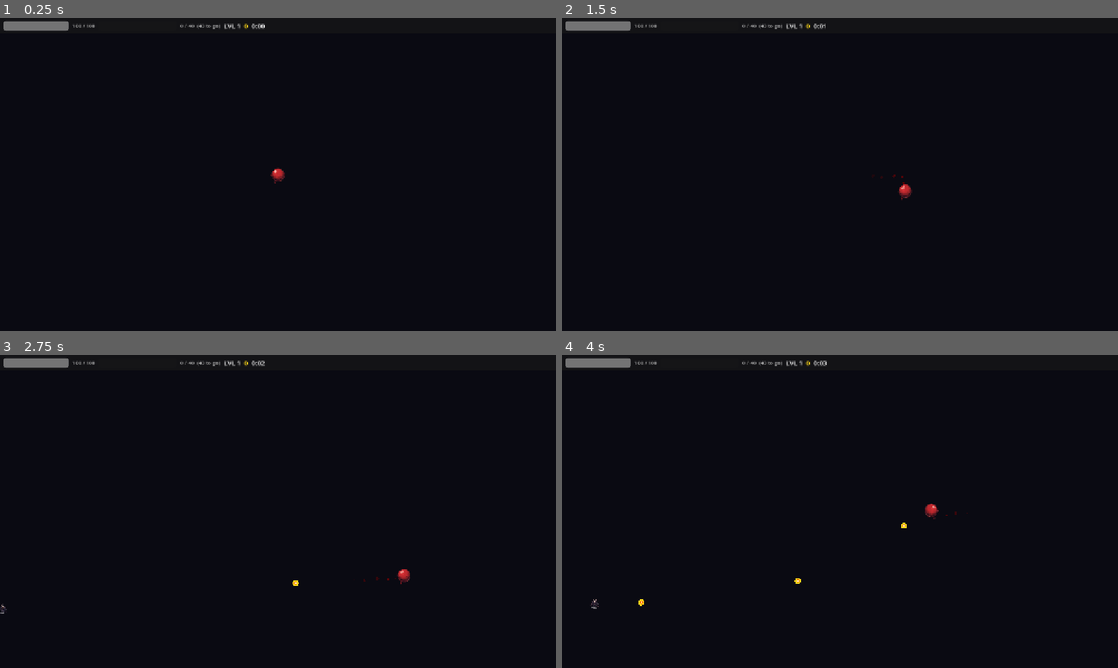
Above: before the commit, frames 1-4 (two rows, left to right).
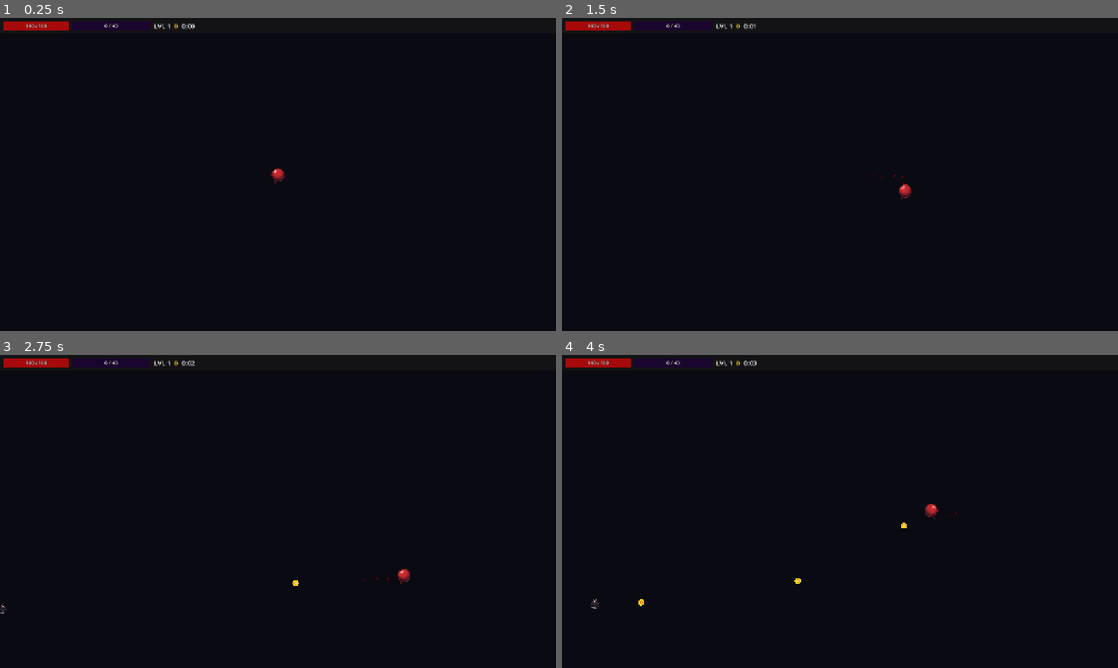
Above: after the commit, the same moments.

Repository: Drowth/Giblets
Game: Godot game, scene res://scenes/Main.tscn
Two runs of this game, one before a commit and one after it. Both use one fixed random seed, a clock stepped at 60 frames per second and the inputs below.
Inputs:
- Up to frame 1 (0.25 s): no input
- Up to frame 2 (1.5 s): tap Enter at 0.5 s; hold Right (ui_right) 0.53-1.28 s; hold Down (ui_down) from 1.28 s (still down)
- Up to frame 3 (2.75 s): release Down (ui_down) at 2.03 s; hold Right (ui_right) from 2.03 s (still down)
- Up to frame 4 (4 s): release Right (ui_right) at 2.78 s; hold Up (ui_up) 2.78-3.53 s; hold Left (ui_left) from 3.53 s (still down)

The runs differ from the first frame. In frame 1, 0.6% of the frame differs, in the area x 0-48%, y 1-5%; in frame 2, 0.6%; in frame 3, 0.6%; in frame 4, 0.6%.

Commit message:
Restyle HUD bars with gothic colours and overlay text
Health bar: crimson fill on near-black red background.
XP bar: deep violet fill on dark purple background.
Text labels now overlay the bars via Control containers instead of
sitting beside them; XP label simplified to "current / required".

Co-Authored-By: Claude Sonnet 4.6 <noreply@anthropic.com>

Diff:
--- a/ui/HUD.gd
+++ b/ui/HUD.gd
@@ -1,9 +1,9 @@
 extends Control
 
-@onready var health_bar:  ProgressBar = $TopBar/MarginContainer/HBox/HealthBar
-@onready var health_text: Label       = $TopBar/MarginContainer/HBox/HealthText
-@onready var xp_bar:      ProgressBar = $TopBar/MarginContainer/HBox/XPBar
-@onready var xp_text:     Label       = $TopBar/MarginContainer/HBox/XPText
+@onready var health_bar:  ProgressBar = $TopBar/MarginContainer/HBox/HealthBarContainer/HealthBar
+@onready var health_text: Label       = $TopBar/MarginContainer/HBox/HealthBarContainer/HealthText
+@onready var xp_bar:      ProgressBar = $TopBar/MarginContainer/HBox/XPBarContainer/XPBar
+@onready var xp_text:     Label       = $TopBar/MarginContainer/HBox/XPBarContainer/XPText
 @onready var level_label: Label       = $TopBar/MarginContainer/HBox/LevelLabel
 @onready var score_label: Label       = $TopBar/MarginContainer/HBox/ScoreLabel
 @onready var timer_label: Label       = $TopBar/MarginContainer/HBox/TimerLabel
@@ -21,12 +21,9 @@
 	health_text.text      = "%d / %d" % [GameState.player_health, GameState.player_max_health]
 	xp_bar.max_value      = GameState.xp_to_next_level
 	xp_bar.value          = GameState.player_xp
-	xp_text.text          = _xp_string(GameState.player_xp, GameState.xp_to_next_level)
+	xp_text.text          = "%d / %d" % [GameState.player_xp, GameState.xp_to_next_level]
 	level_label.text      = "LVL %d" % GameState.player_level
 	score_label.text      = "%d" % GameState.score
-
-func _xp_string(current: int, required: int) -> String:
-	return "%d / %d  (%d to go)" % [current, required, required - current]
 
 func _process(_delta: float) -> void:
 	var t := int(GameState.elapsed_time)
@@ -40,7 +37,7 @@
 func _on_xp_changed(current: int, required: int) -> void:
 	xp_bar.max_value = required
 	xp_bar.value     = current
-	xp_text.text     = _xp_string(current, required)
+	xp_text.text     = "%d / %d" % [current, required]
 
 func _on_level_changed(new_level: int) -> void:
 	level_label.text = "LVL %d" % new_level
--- a/ui/HUD.tscn
+++ b/ui/HUD.tscn
@@ -1,6 +1,18 @@
-[gd_scene load_steps=2 format=3]
+[gd_scene load_steps=6 format=3]
 
 [ext_resource type="Script" path="res://ui/HUD.gd" id="1"]
+
+[sub_resource type="StyleBoxFlat" id="StyleBoxFlat_hfill"]
+bg_color = Color(0.65, 0.04, 0.04, 1)
+
+[sub_resource type="StyleBoxFlat" id="StyleBoxFlat_hbg"]
+bg_color = Color(0.15, 0.02, 0.02, 1)
+
+[sub_resource type="StyleBoxFlat" id="StyleBoxFlat_xfill"]
+bg_color = Color(0.4, 0.08, 0.72, 1)
+
+[sub_resource type="StyleBoxFlat" id="StyleBoxFlat_xbg"]
+bg_color = Color(0.1, 0.02, 0.18, 1)
 
 [node name="HUD" type="Control"]
 anchor_right = 1.0
@@ -24,31 +36,55 @@
 anchor_bottom = 1.0
 theme_override_constants/separation = 8
 
-[node name="HealthBar" type="ProgressBar" parent="TopBar/MarginContainer/HBox"]
+[node name="HealthBarContainer" type="Control" parent="TopBar/MarginContainer/HBox"]
 custom_minimum_size = Vector2(150, 22)
+size_flags_vertical = 4
+
+[node name="HealthBar" type="ProgressBar" parent="TopBar/MarginContainer/HBox/HealthBarContainer"]
+anchor_right = 1.0
+anchor_bottom = 1.0
 max_value = 100.0
 value = 100.0
 show_percentage = false
+theme_override_styles/fill = SubResource("StyleBoxFlat_hfill")
+theme_override_styles/background = SubResource("StyleBoxFlat_hbg")
+
+[node name="HealthText" type="Label" parent="TopBar/MarginContainer/HBox/HealthBarContainer"]
+anchor_right = 1.0
+anchor_bottom = 1.0
+text = "100 / 100"
+horizontal_alignment = 1
+vertical_alignment = 1
+theme_override_font_sizes/font_size = 11
+theme_override_colors/font_color = Color(1, 1, 1, 1)
+theme_override_constants/outline_size = 2
+theme_override_colors/font_outline_color = Color(0, 0, 0, 1)
+mouse_filter = 2
+
+[node name="XPBarContainer" type="Control" parent="TopBar/MarginContainer/HBox"]
+custom_minimum_size = Vector2(180, 22)
 size_flags_vertical = 4
 
-[node name="HealthText" type="Label" parent="TopBar/MarginContainer/HBox"]
-text = "100 / 100"
-size_flags_vertical = 4
-theme_override_font_sizes/font_size = 12
-theme_override_colors/font_color = Color(0.75, 0.75, 0.75, 1)
-
-[node name="XPBar" type="ProgressBar" parent="TopBar/MarginContainer/HBox"]
-custom_minimum_size = Vector2(180, 22)
+[node name="XPBar" type="ProgressBar" parent="TopBar/MarginContainer/HBox/XPBarContainer"]
+anchor_right = 1.0
+anchor_bottom = 1.0
 max_value = 100.0
 value = 0.0
 show_percentage = false
-size_flags_vertical = 4
+theme_override_styles/fill = SubResource("StyleBoxFlat_xfill")
+theme_override_styles/background = SubResource("StyleBoxFlat_xbg")
 
-[node name="XPText" type="Label" parent="TopBar/MarginContainer/HBox"]
-text = "0 / 40  (40 to go)"
-size_flags_vertical = 4
-theme_override_font_sizes/font_size = 12
-theme_override_colors/font_color = Color(0.75, 0.75, 0.75, 1)
+[node name="XPText" type="Label" parent="TopBar/MarginContainer/HBox/XPBarContainer"]
+anchor_right = 1.0
+anchor_bottom = 1.0
+text = "0 / 40"
+horizontal_alignment = 1
+vertical_alignment = 1
+theme_override_font_sizes/font_size = 11
+theme_override_colors/font_color = Color(1, 1, 1, 1)
+theme_override_constants/outline_size = 2
+theme_override_colors/font_outline_color = Color(0, 0, 0, 1)
+mouse_filter = 2
 
 [node name="LevelLabel" type="Label" parent="TopBar/MarginContainer/HBox"]
 text = "LVL 1"
